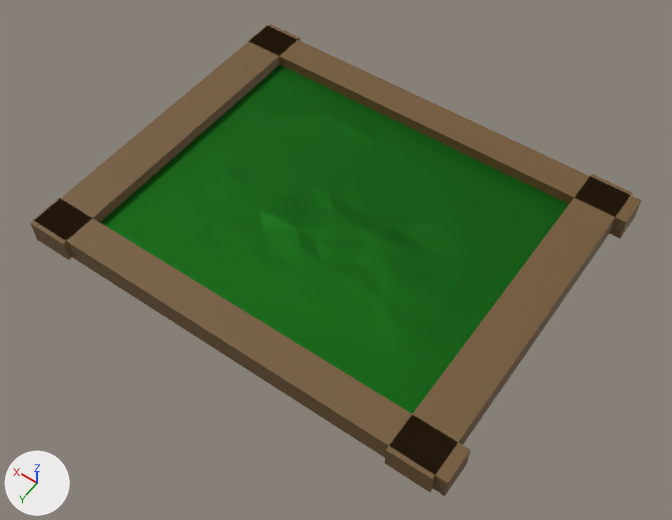
The glTF model assets/map.glb as it was, and as the next commit left it.
Camera for both pictures: a 50 mm camera at (-30.3, 38.8, 56.6) aimed at (-3.6, 1.5, -2.1). Every picture has the same lights, and +X, +Y and +Z are marked at lower left. Where no turn or scale is listed for an object, it has been applied to the vertices.

Names of what the first picture shows: 'Plane', 'Wall 1', 'Wall 2', 'Wall 3', 'Wall 4'.
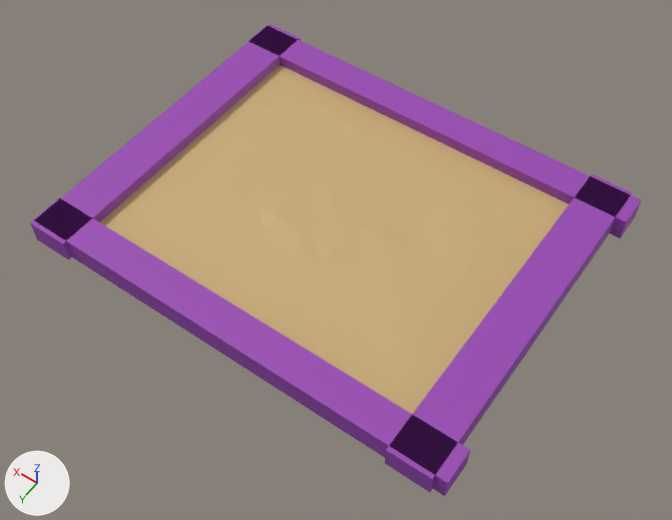
Commit message: Improved map slightly

Boxes (x1, y1, x2, y2) around the edits, measured in the pictures (672 x 520 px):
```json
{"object": "Plane", "change": "recoloured, surface changed", "before": [100, 65, 569, 414], "after": [100, 65, 569, 414], "on screen": "green to brown"}
{"object": "Wall 3", "change": "recoloured", "before": [33, 198, 470, 496], "after": [33, 198, 470, 496], "on screen": "brown to purple"}
{"object": "Wall 1", "change": "recoloured", "before": [385, 174, 632, 492], "after": [385, 174, 632, 492], "on screen": "brown to purple"}
{"object": "Wall 4", "change": "recoloured", "before": [248, 25, 641, 238], "after": [248, 25, 641, 238], "on screen": "brown to purple"}
{"object": "Wall 2", "change": "recoloured", "before": [31, 24, 300, 260], "after": [31, 24, 300, 260], "on screen": "brown to purple"}
```

Scene script edits in JSON lines:
```json
{"op": "set", "path": "mat_material_001.metallic", "old": "1.0", "new": "0.0"}
{"op": "set", "path": "mat_material_001.base_color", "old": "(0.0151, 0.168, 0.0156)", "new": "(0.593, 0.415, 0.187)", "note": "dark green #217222 -> brown #caac78"}
{"op": "set", "path": "mat_material_002.base_color", "old": "(0.168, 0.0952, 0.0338)", "new": "(0.313, 0.0612, 0.448)", "note": "brown #725734 -> purple #9846b3"}
```
